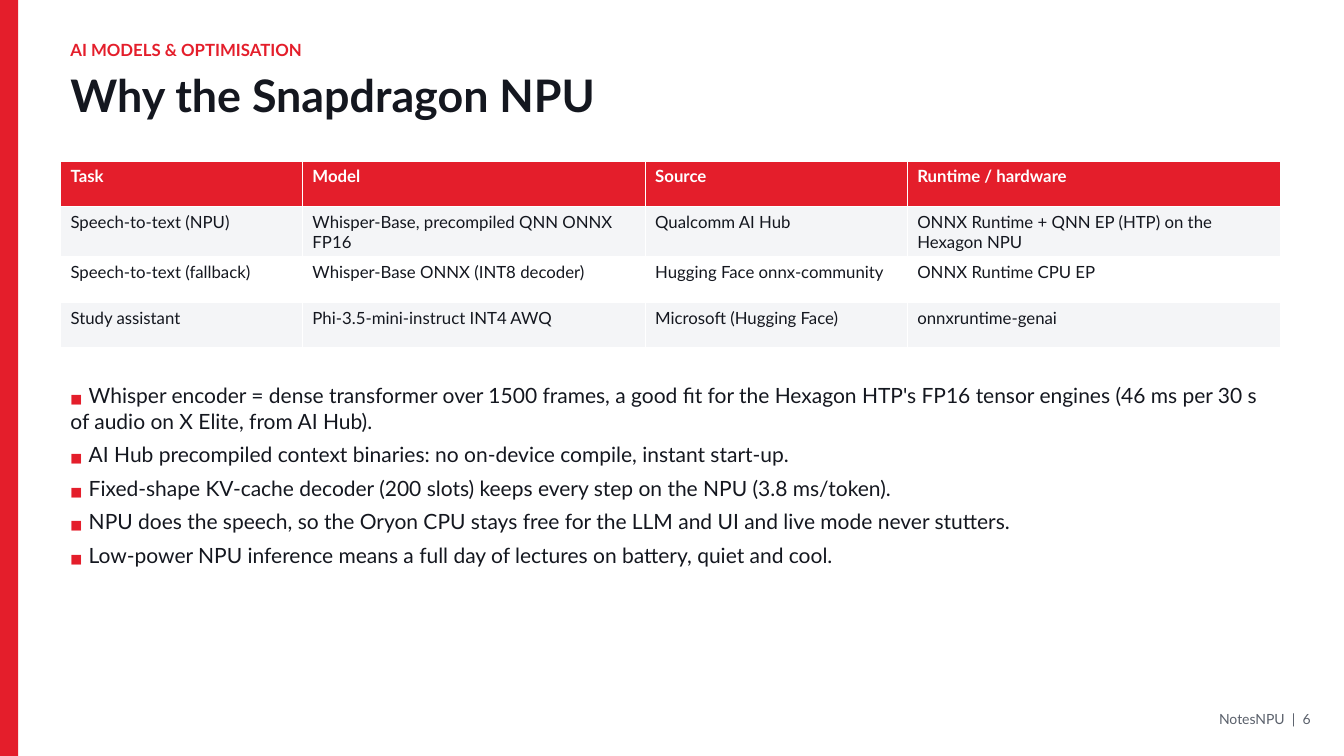
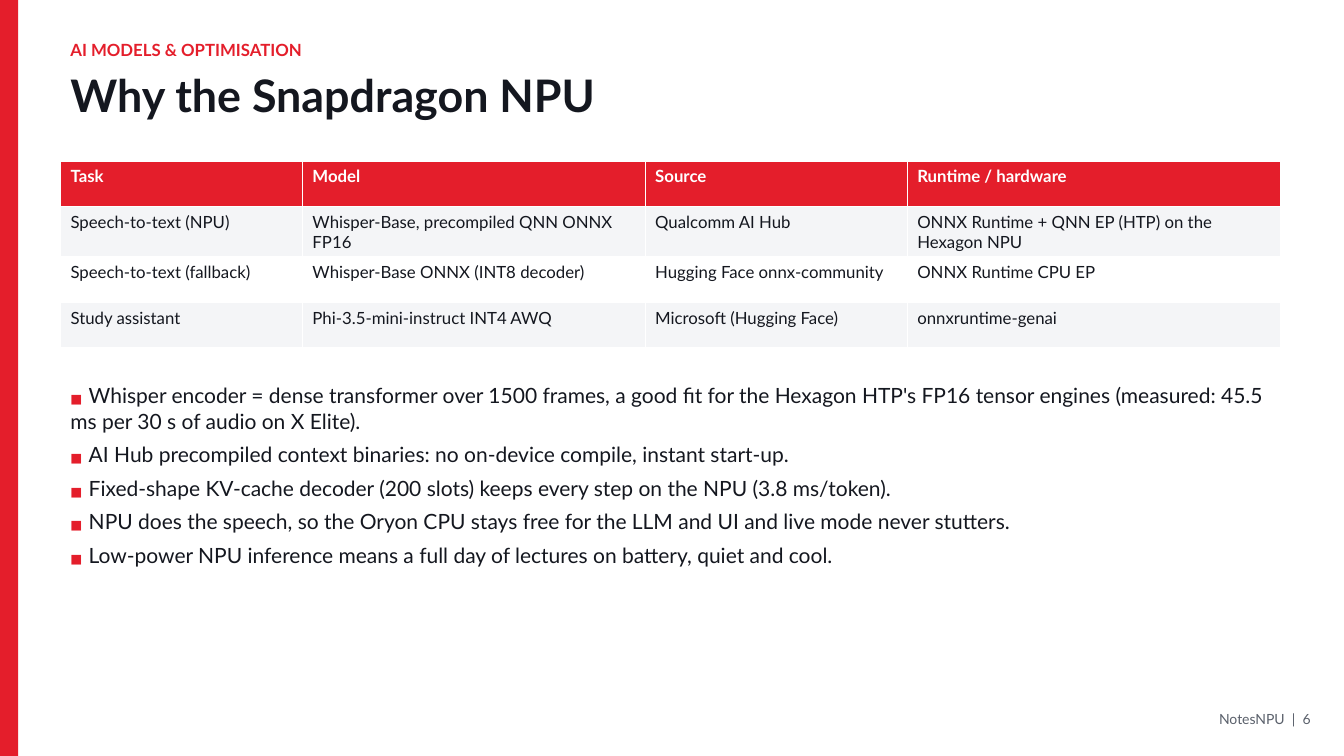
Before and after one commit to mdharishsuhaib/NotesNPU, a slide deck: slide 6 of submission/NotesNPU_Pitch.pptx. Drawn at 1344x756 pixels with LibreOffice and Linux fonts; fonts in the diff are those of the drawing. Boxes give left, top, right and bottom in pixels: in the first picture for what was removed or moved away, otherwise in the second. Text is boxed around its words. In the diff, an @@ line names an element or a change of style, - is before the commit and + after.

Commit message:
Real Snapdragon X Elite NPU benchmarks via Qualcomm AI Hub; clean up repo (gitignore secrets, remove dev helper, doc metadata)

```diff
--- a/submission/NotesNPU_Pitch.pptx
+++ b/submission/NotesNPU_Pitch.pptx
@@ text at (x1=70, y1=387, x2=1262, y2=433): text changed @@
-■ Whisper encoder = dense transformer over 1500 frames, a good fit for the Hexagon HTP's FP16 tensor engines (46 ms per 30 s of audio on X Elite, from AI Hub).
+■ Whisper encoder = dense transformer over 1500 frames, a good fit for the Hexagon HTP's FP16 tensor engines (measured: 45.5 ms per 30 s of audio on X Elite).
```
Also in this commit, not shown: 1 other slide changed, 12 other files.
